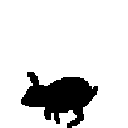
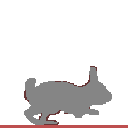
Two versions of the same layered image (128×128). Layer-by-layer changes:
added group "run" with 15 layers above "Background" over [0,66,116,128]
added group "Group 3" with 2 layers in group "run" over [24,67,112,125]
showed "Layer 14", moved it into group "Group 3", painted on it over [16,67,112,126]
added group "Group 2" with 2 layers in group "run" over [24,66,110,128]
added layer "Layer 24" in group "Group 2" over [24,66,110,128]
showed "Layer 13", moved it into group "Group 2", painted on it over [21,66,108,125]
moved "Layer 12" into group "Group 1", painted on it over [21,72,107,128]
painted on "Background" over [0,125,128,128]
